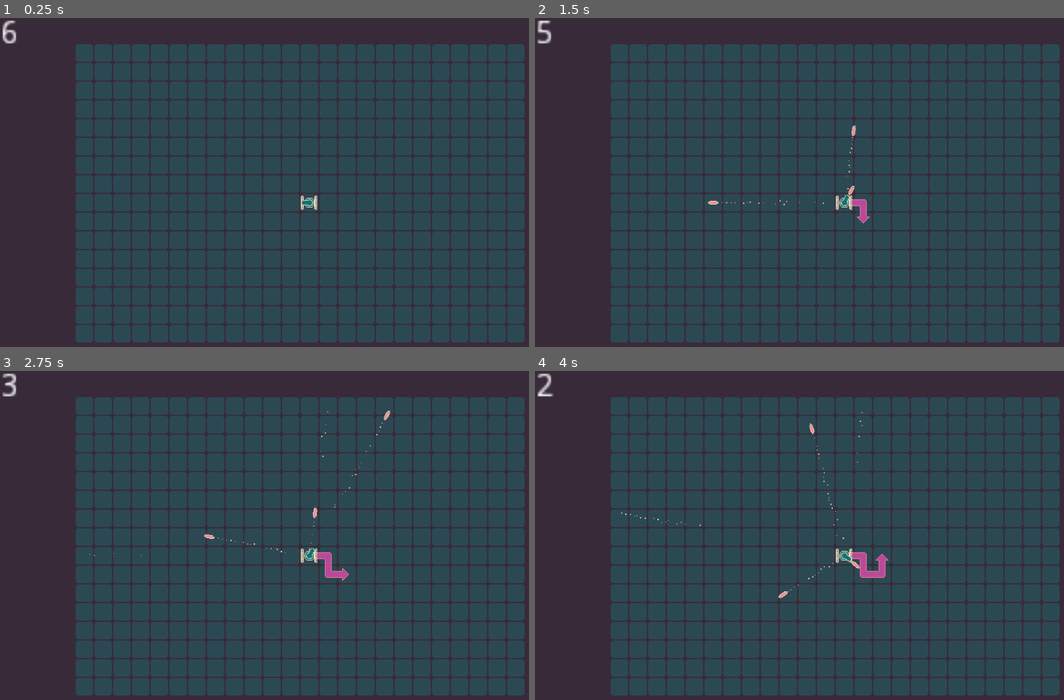
Above: before the commit, frames 1-4 (two rows, left to right).
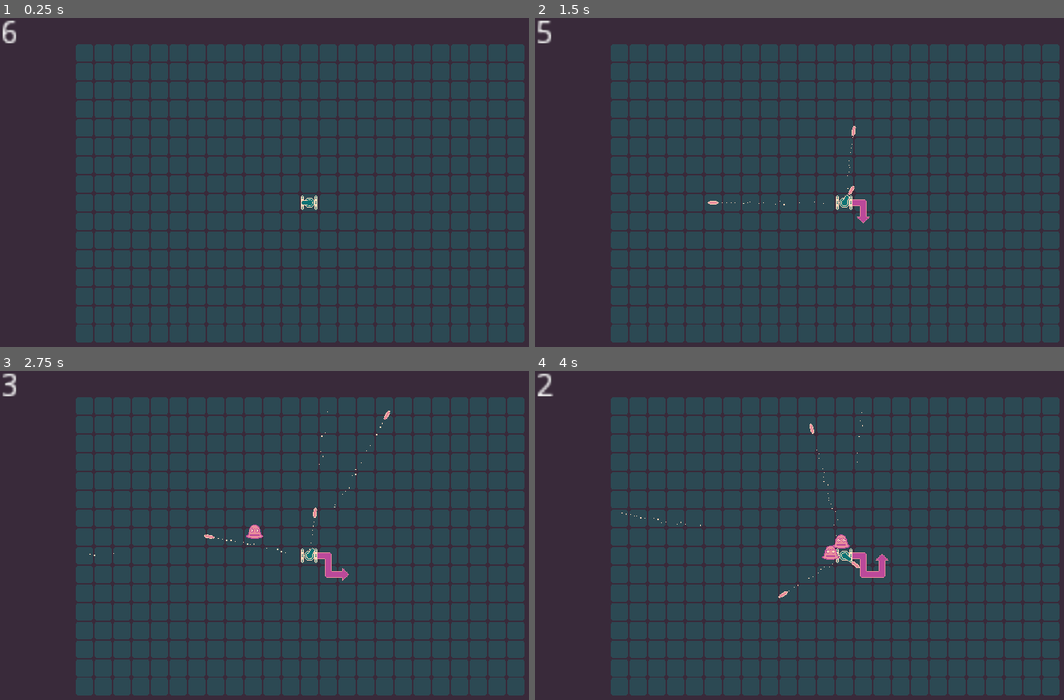
Above: after the commit, the same moments.

Repository: marc-jones/gdl-summer-jam-2021
Game: Godot game, scene res://nodes/PlayState.tscn
Same seed, same stepped clock (60 frames per second), same inputs: the game is played once before the commit and once after it.
Inputs (mouse positions are in pixels of both pictures, inside the frame that each line leads up to):
- Up to frame 1 (0.25 s): no input
- Up to frame 2 (1.5 s): tap Enter at 0.5 s; move the mouse to (968, 175) at 0.52 s; hold Right (ui_right) 0.53-1.28 s; tap Space at 1.25 s; move the mouse to (714, 212) at 1.27 s; hold Down (ui_down) from 1.28 s (still down)
- Up to frame 3 (2.75 s): move the mouse to (359, 469) at 2.02 s; release Down (ui_down) at 2.03 s; hold Right (ui_right) from 2.03 s (still down)
- Up to frame 4 (4 s): move the mouse to (804, 617) at 2.77 s; release Right (ui_right) at 2.78 s; hold Up (ui_up) 2.78-3.53 s; move the mouse to (1016, 598) at 3.52 s; hold Left (ui_left) from 3.53 s (still down)

The runs differ from the first frame. In frame 1, less than 0.1% of the frame differs, in the area x 56-60%, y 53-59%; in frame 2, 0.1%; in frame 3, 0.3%; in frame 4, 0.4%, in the area x 16-67%, y 12-70%.

Commit message:
Added basic enemy spawning

Diff:
--- a/nodes/PlayState.tscn
+++ b/nodes/PlayState.tscn
@@ -21,6 +21,8 @@
 
 [node name="ProjectileTimer" type="Timer" parent="."]
 
+[node name="EnemyTimer" type="Timer" parent="."]
+
 [node name="Label" type="Label" parent="."]
 margin_right = 40.0
 margin_bottom = 14.0
--- a/nodes/Player.tscn
+++ b/nodes/Player.tscn
@@ -20,7 +20,10 @@
 "speed": 12.0
 } ]
 
-[node name="Player" type="Node2D"]
+[sub_resource type="CircleShape2D" id=2]
+radius = 11.0454
+
+[node name="Player" type="StaticBody2D"]
 script = ExtResource( 6 )
 
 [node name="Base" type="Node2D" parent="."]
@@ -44,3 +47,6 @@
 texture = ExtResource( 1 )
 
 [node name="Tween" type="Tween" parent="."]
+
+[node name="CollisionShape2D" type="CollisionShape2D" parent="."]
+shape = SubResource( 2 )
--- a/project.godot
+++ b/project.godot
@@ -13,6 +13,11 @@
 config/name="grid-tank"
 run/main_scene="res://nodes/PlayState.tscn"
 config/icon="res://icon.png"
+
+[display]
+
+window/stretch/mode="2d"
+window/stretch/aspect="keep"
 
 [input]
 
--- a/scripts/Enemy.gd
+++ b/scripts/Enemy.gd
@@ -1,13 +1,19 @@
 extends KinematicBody2D
 
+var speed = 80
 var packed_death_particles = preload("res://nodes/DeathParticles.tscn")
 
-var velocity = Vector2(50, 50)
+var player
+var velocity
 
 func _ready():
 	add_to_group("enemies")
 
+func init(player_ref):
+	player = player_ref
+
 func _physics_process(delta):
+	velocity = (player.get_position() - get_position()).normalized() * speed
 	velocity = move_and_slide(velocity)
 
 func destroy():
--- a/scripts/PlayState.gd
+++ b/scripts/PlayState.gd
@@ -12,6 +12,7 @@
 var projectile_offset = Vector2(-24, 0)
 var wall_width = 10
 var packed_enemy = preload("res://nodes/Enemy.tscn")
+var enemy_timer = 1.6
 
 var map_midpoint
 
@@ -21,6 +22,7 @@
 	init_projectile_timer()
 	init_map()
 	init_indicator()
+	init_enemy_spawner()
 	add_player()
 
 func init_move_timer():
@@ -143,3 +145,19 @@
 	)
 	projectile.set_rotation(projectile_angle)
 	$Projectiles.add_child(projectile)
+
+func init_enemy_spawner():
+	var _discard = $EnemyTimer.connect("timeout", self, "enemy_timer_callback")
+	$EnemyTimer.set_wait_time(enemy_timer)
+	$EnemyTimer.start()
+
+func enemy_timer_callback():
+	var enemy = packed_enemy.instance()
+	enemy.init($Entities/Player)
+	enemy.set_position(
+		Vector2(
+			rand_range(-$Grid.size.x/2, $Grid.size.x/2),
+			rand_range(-$Grid.size.y/2, $Grid.size.y/2)
+		)
+	)
+	$Entities.add_child(enemy)
--- a/scripts/Player.gd
+++ b/scripts/Player.gd
@@ -1,4 +1,4 @@
-extends Node2D
+extends StaticBody2D
 
 signal moving_change
 
Not shown: 1 places in nodes/Player.tscn that only renumber resources
